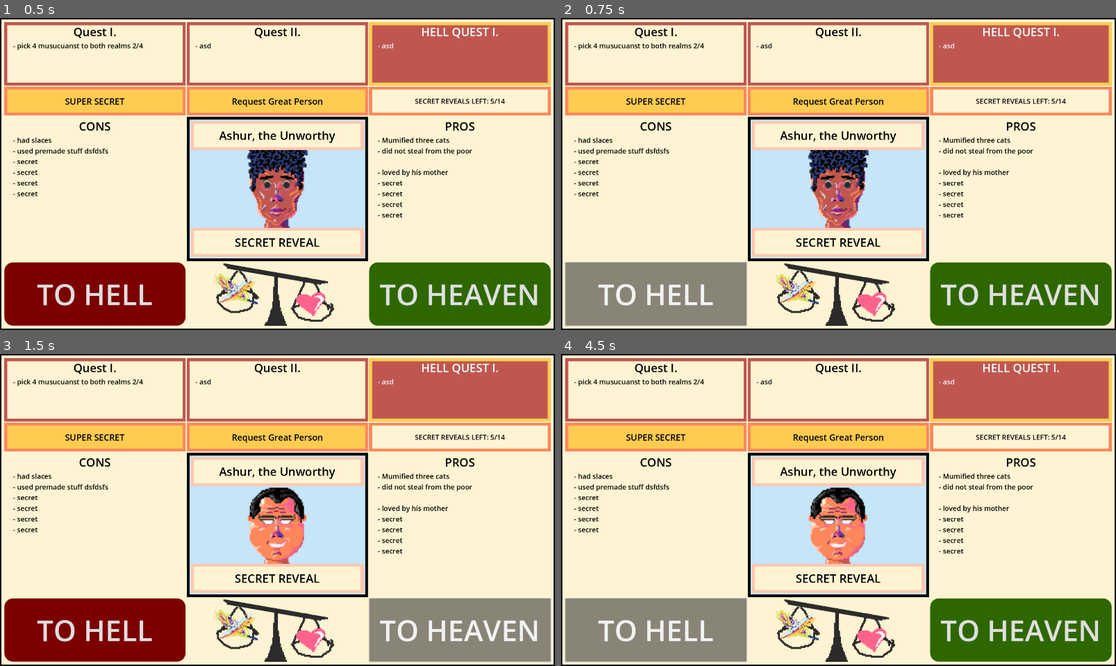
Above: before the commit, frames 1-4 (two rows, left to right).
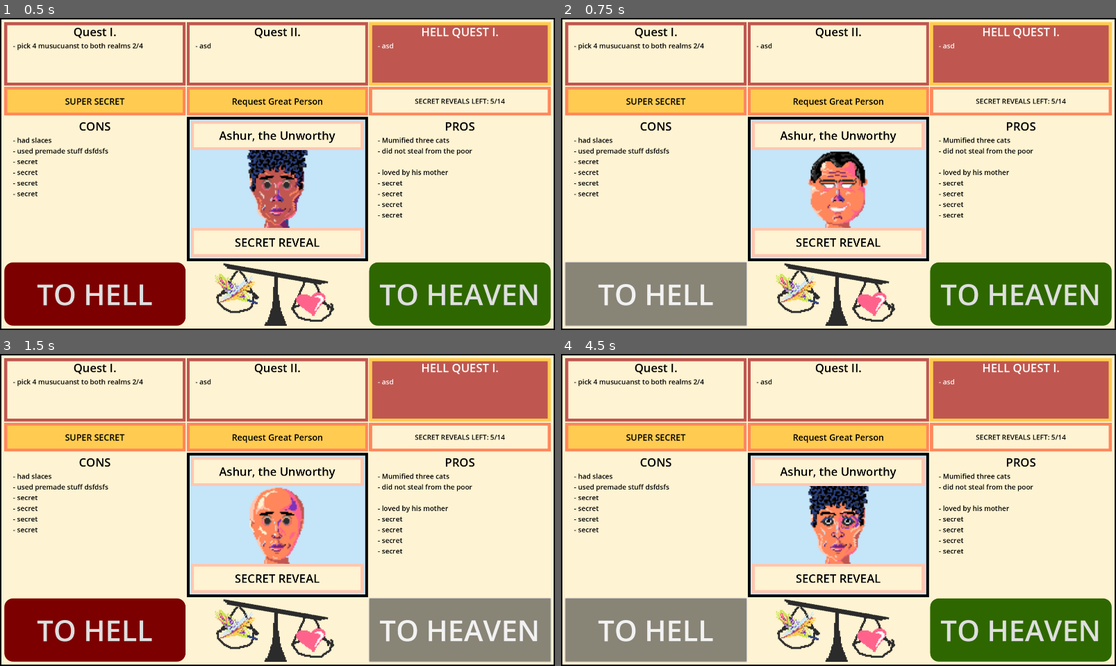
Above: after the commit, the same moments.

Repository: ekaktusz/anoobis
Game: Godot game, scene res://tinder_scene.tscn
Two runs of this game, one before a commit and one after it. Both use one fixed random seed, a clock stepped at 60 frames per second and the inputs below.
Inputs:
- Up to frame 1 (0.5 s): no input
- Up to frame 2 (0.75 s): click "TO HELL" at 0.5 s
- Up to frame 3 (1.5 s): click "TO HEAVEN" at 1.25 s
- Up to frame 4 (4.5 s): click "SUPER SECRET" at 2 s; click "Request Great Person" at 2.75 s; click "SUPER SECRET" at 3.5 s; click "TO HELL" at 4.25 s

Frame 1 is identical in both runs. In frame 2, 2.1% of the frame differs, in the area x 44-56%, y 42-68%; in frame 3, 1.4%; in frame 4, 1.7%.

Commit message:
A new character is generated on toheaven and on tohell.

Diff:
--- a/tinder_scene.gd
+++ b/tinder_scene.gd
@@ -22,6 +22,14 @@
 
 
 func _on_heaven_button_pressed() -> void:
+	get_new_character()
+
+
+func _on_hell_button_pressed() -> void:
+	get_new_character()
+
+
+func get_new_character() -> void:
 	var character_scene : PackedScene = preload("res://character.tscn")
 	var character_node : Node = character_scene.instantiate()
 	var portrait_containter : Node = $MarginContainer/HBoxContainer/MidVboxContainer/CharacterViewScene/MarginContainer
@@ -29,7 +37,3 @@
 #	TODO: Here we can send the portrait to the afterlife instead of deleting
 	portrait_containter.get_child(0).queue_free()
 	portrait_containter.add_child(character_node)
-
-
-func _on_hell_button_pressed() -> void:
-	pass
